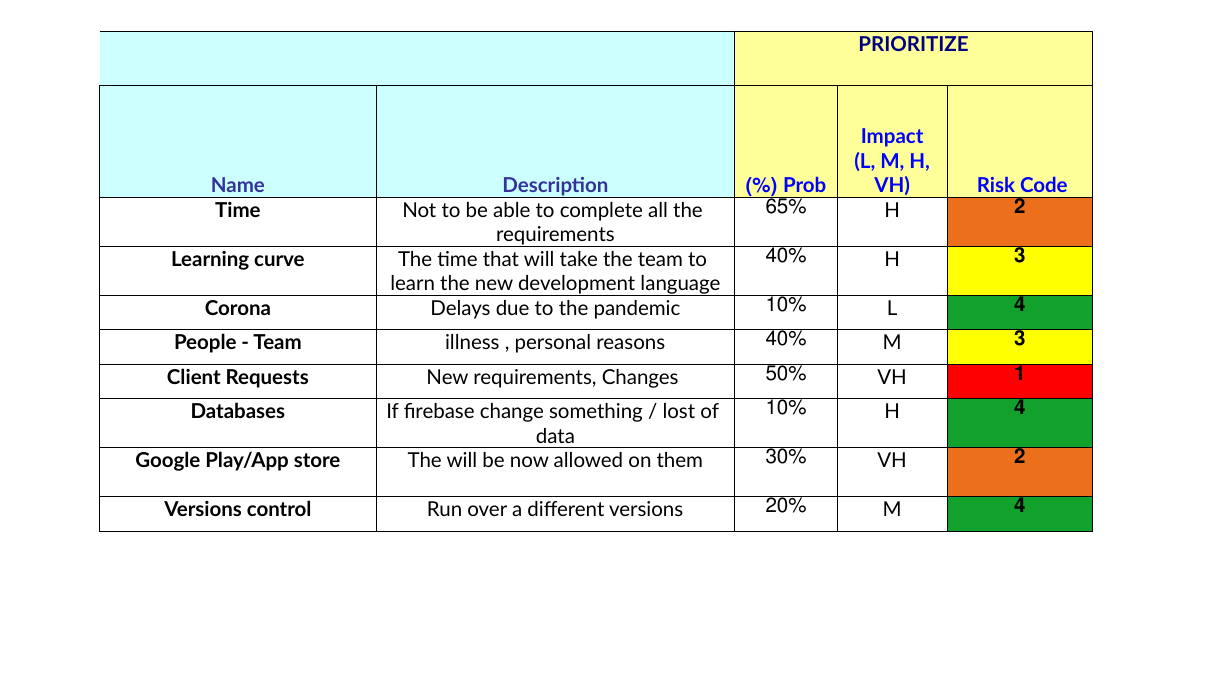
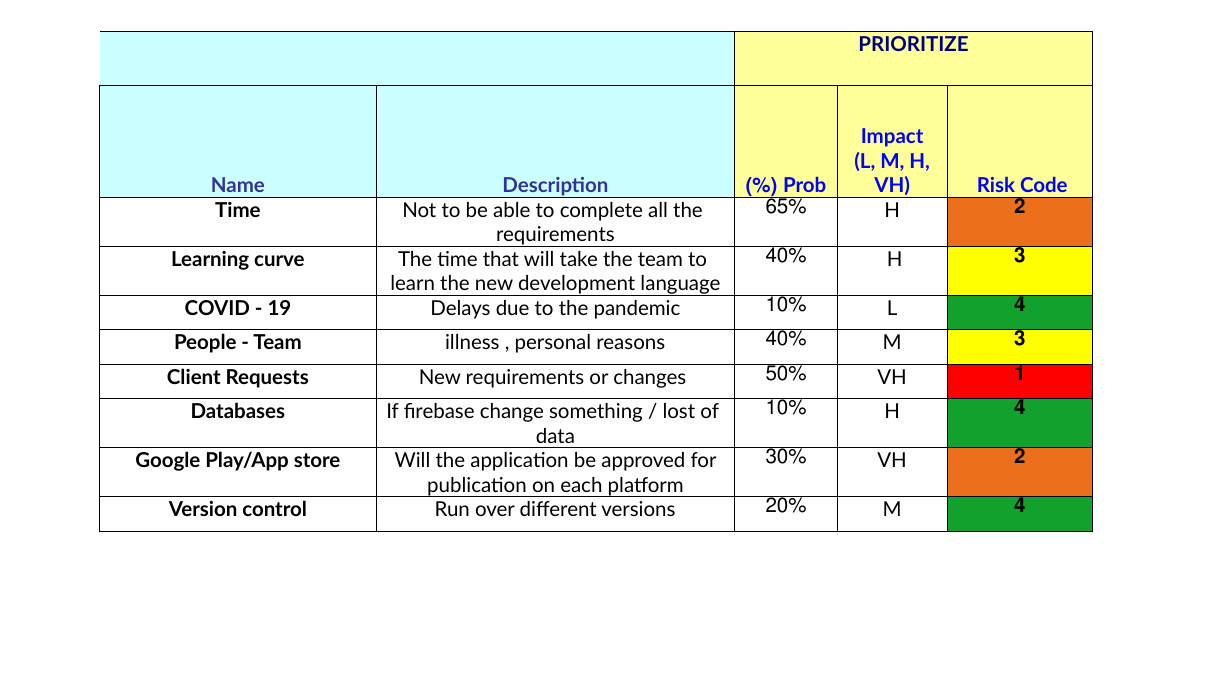
Before and after one commit to yanngan/YANA, a slide deck: slide 1 of Risk Assessment.pptx. Drawn at 1232x693 pixels with LibreOffice and Linux fonts; fonts in the diff are those of the drawing. Boxes give left, top, right and bottom in pixels: in the first picture for what was removed or moved away, otherwise in the second. Text is boxed around its words. In the diff, an @@ line names an element or a change of style, - is before the commit and + after.

Commit message:
Fixed pptx and export the table as a png

```diff
--- a/Risk Assessment.pptx
+++ b/Risk Assessment.pptx
@@ table at box(100, 31, 1092, 532) @@
-row 5, column 1: Corona
+row 5, column 1: COVID - 19
-row 7, column 2: New requirements, Changes
+row 7, column 2: New requirements or changes
-row 9, column 2: The will be now allowed on them
+row 9, column 2: Will the application be approved for publication on each platform
-row 10, column 1: Versions control
+row 10, column 1: Version control
-row 10, column 2: Run over a different versions
+row 10, column 2: Run over different versions
```
Also in this commit, not shown: 1 other file.
